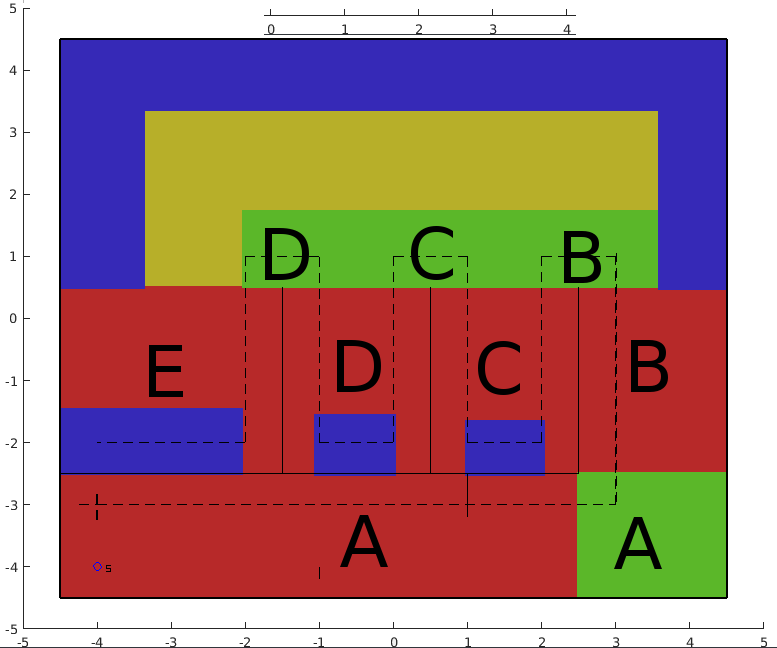
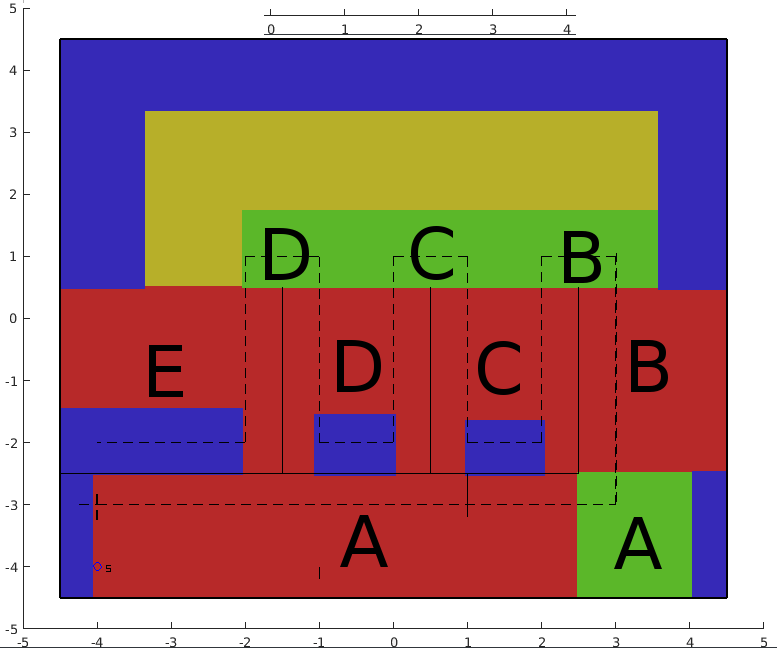
Layer changes from the first (777, 648) image to the second:
painted on "Spectacle.jd3976.png" over [61, 471, 726, 597]
